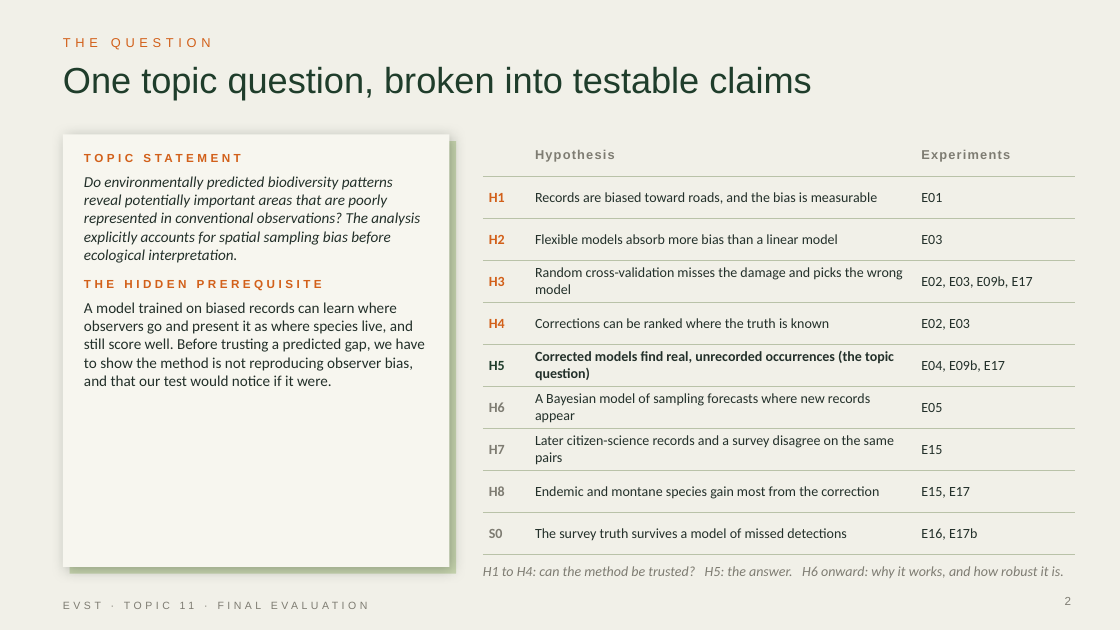
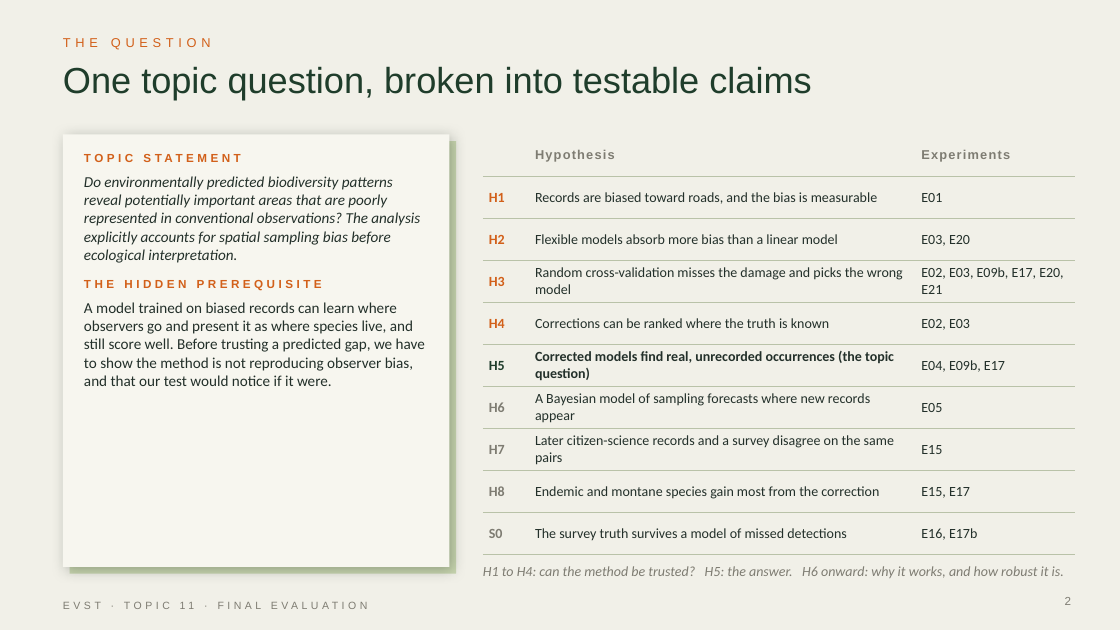
Before and after one commit to Incognius/EVST-Project-Nallagatla-Kingdom, a slide deck: slide 2 of final/EVST_Topic11_Final.pptx. Drawn at 1120x630 pixels with LibreOffice and Linux fonts; fonts in the diff are those of the drawing; background and template pictures are left out. Boxes give left, top, right and bottom in pixels: in the first picture for what was removed or moved away, otherwise in the second. Text is boxed around its words. In the diff, an @@ line names an element or a change of style, - is before the commit and + after.

```diff
--- a/final/EVST_Topic11_Final.pptx
+++ b/final/EVST_Topic11_Final.pptx
@@ table at box(483, 134, 1075, 544) @@
-row 3, column 3: E03
+row 3, column 3: E03, E20
-row 4, column 3: E02, E03, E09b, E17
+row 4, column 3: E02, E03, E09b, E17, E20, E21
```
Also in this commit, not shown: 9 other slides changed, 2 slides added, 1 slide removed, 18 other files.
